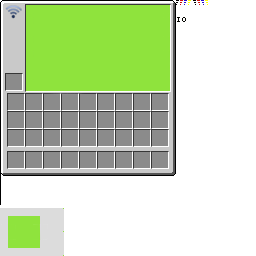
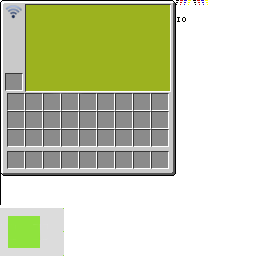
The second (256, 256) image is a revision of the first. Changes to its layers:
painted on "Ebene" over bbox(26, 5, 170, 91)
